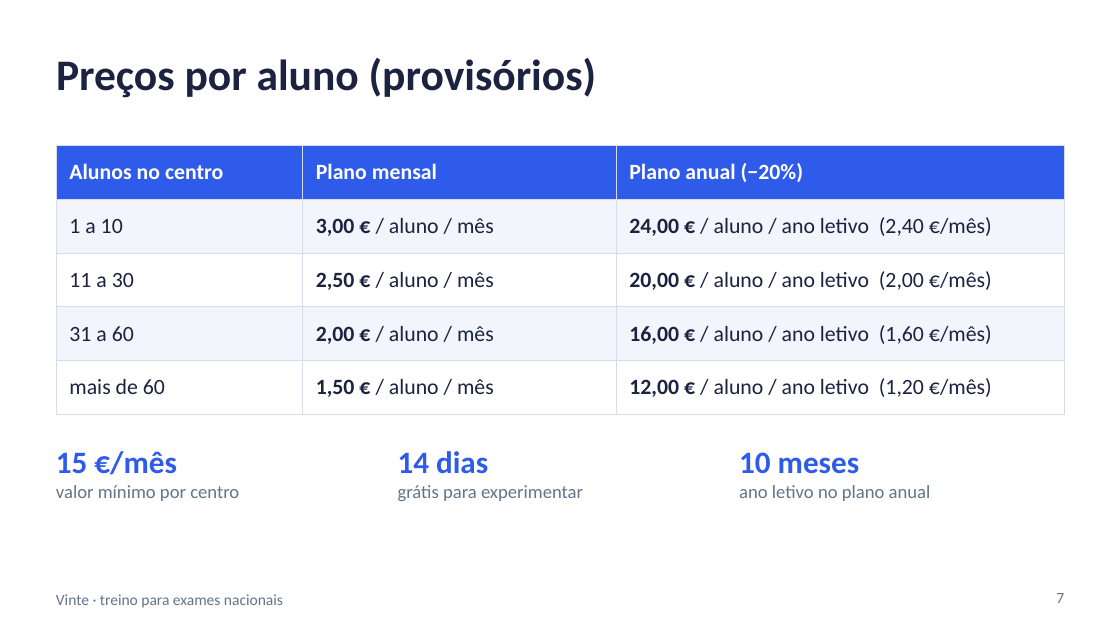
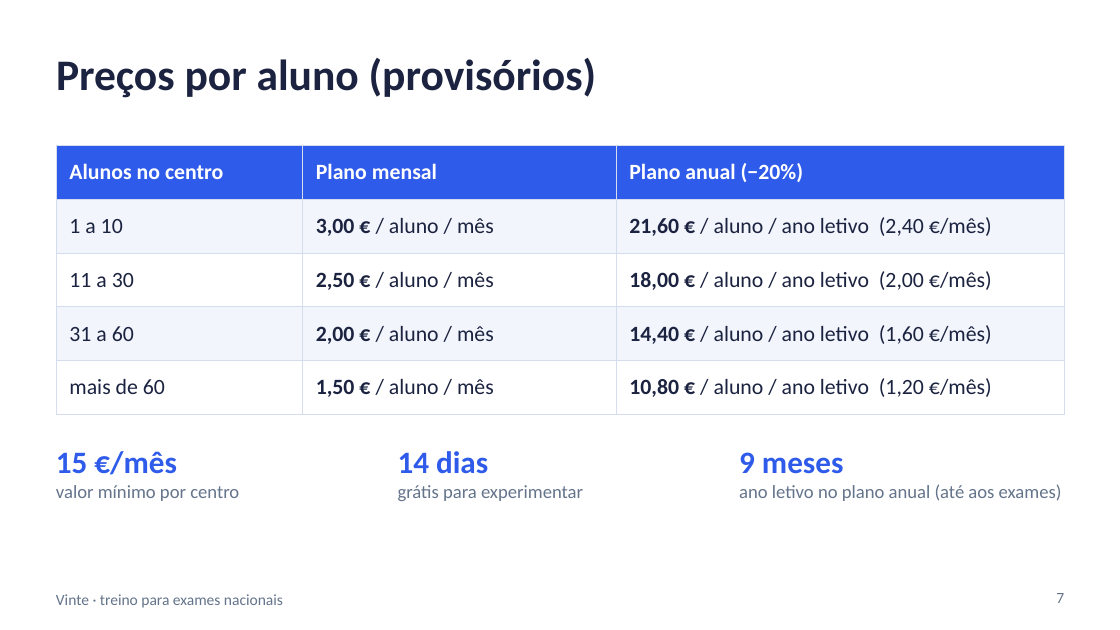
Before and after one commit to gaara21wq/Prepara-o-para-o-exame-FQ, a slide deck: slide 7 of docs/Vinte-apresentacao.pptx. Drawn at 1120x630 pixels with LibreOffice and Linux fonts; fonts in the diff are those of the drawing; background and template pictures are left out. Boxes give left, top, right and bottom in pixels: in the first picture for what was removed or moved away, otherwise in the second. Text is boxed around its words. In the diff, an @@ line names an element or a change of style, - is before the commit and + after.

```diff
--- a/docs/Vinte-apresentacao.pptx
+++ b/docs/Vinte-apresentacao.pptx
@@ table at (56,146,1064,401) @@
-row 2, column 3: 24,00 € / aluno / ano letivo (2,40 €/mês)
+row 2, column 3: 21,60 € / aluno / ano letivo (2,40 €/mês)
-row 3, column 3: 20,00 € / aluno / ano letivo (2,00 €/mês)
+row 3, column 3: 18,00 € / aluno / ano letivo (2,00 €/mês)
-row 4, column 3: 16,00 € / aluno / ano letivo (1,60 €/mês)
+row 4, column 3: 14,40 € / aluno / ano letivo (1,60 €/mês)
-row 5, column 3: 12,00 € / aluno / ano letivo (1,20 €/mês)
+row 5, column 3: 10,80 € / aluno / ano letivo (1,20 €/mês)
@@ text at (739,452,1062,501): text changed @@
-10 meses
-ano letivo no plano anual
+9 meses
+ano letivo no plano anual (até aos exames)
```
Also in this commit, not shown: 1 other slide changed, 1 other file.
